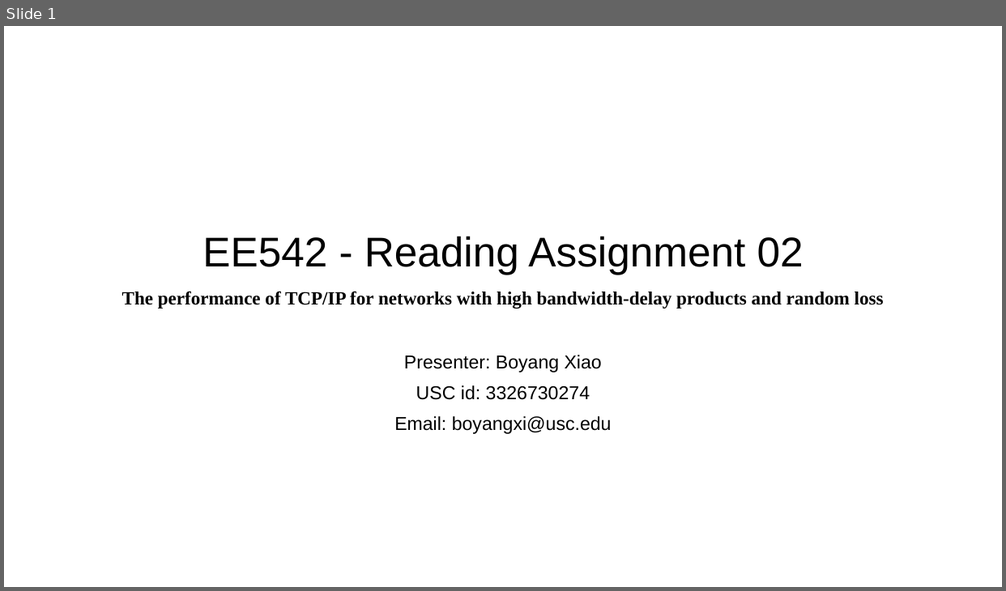
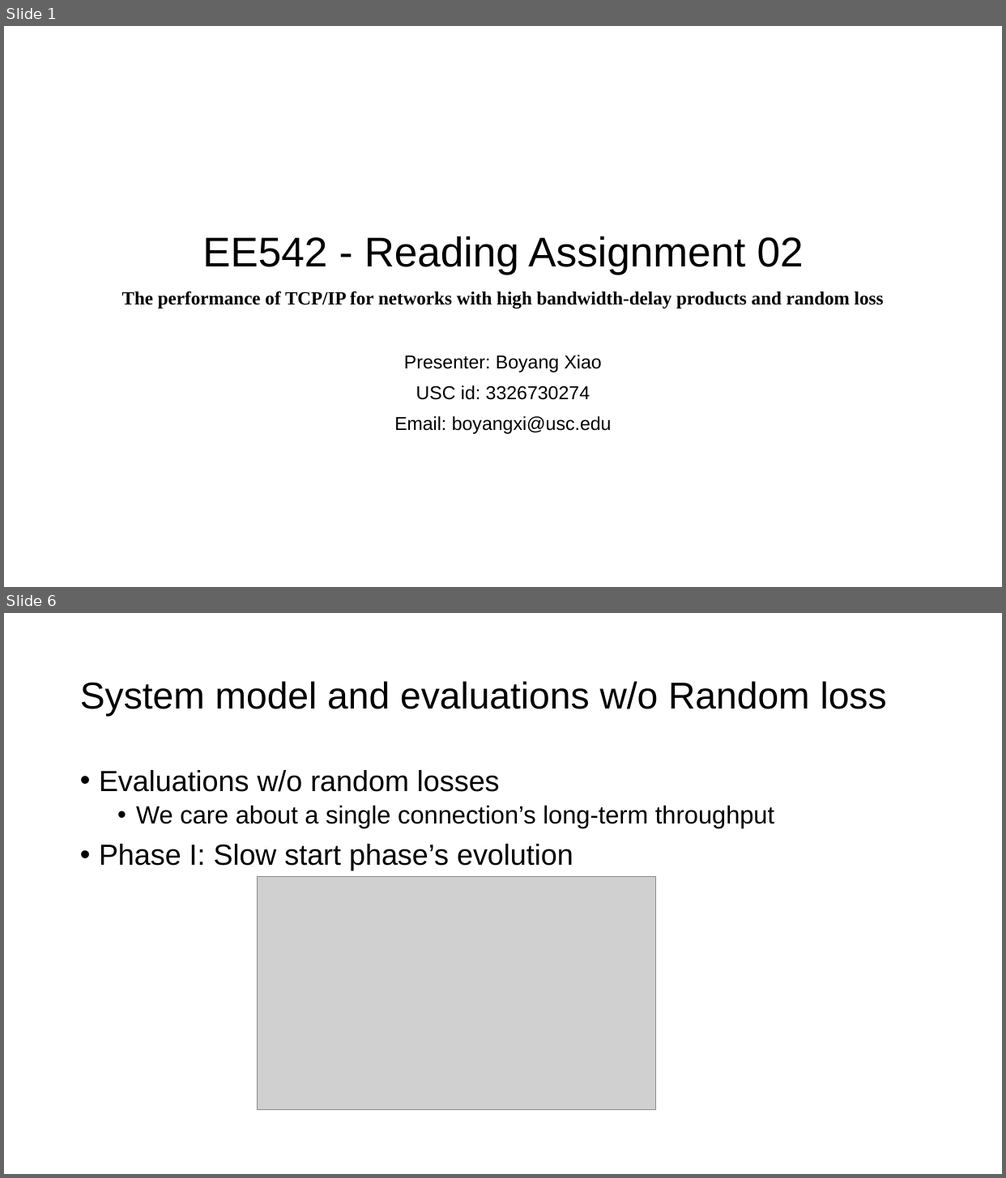
Before and after one commit to SeanXiaoby/ee542_projects, a slide deck: Reading Assignments/02/Reading-02-Boyang Xiao.pptx. Shown one above the other, each under a label of ours: slide 1 before the commit, slides 1 and 6 after it; the slides between them are not shown. The pictures are 1006x591 and 1006x1178 pixels, drawn with LibreOffice and Linux fonts; fonts in the diff are those of the drawing; grey boxes stand for pictures. Boxes give left, top, right and bottom in pixels: in the first picture for what was removed or moved away, otherwise in the second. Text is boxed around its words. In the diff, an @@ line names an element or a change of style, - is before the commit and + after.

```diff
--- a/Reading Assignments/02/Reading-02-Boyang Xiao.pptx
+++ b/Reading Assignments/02/Reading-02-Boyang Xiao.pptx
@@ slide 6 added at (4,613,1002,1174), background #FFFFFF @@
@@ title added at (80,681,887,717), 36 pt, text #000000 @@
+System model and evaluations w/o Random loss
@@ text added at (99,770,774,871), 28 pt, text #000000 @@
+• Evaluations w/o random losses
+  • We care about a single connection’s long-term throughput
+• Phase I: Slow start phase’s evolution
@@ picture added at (257,876,655,1110) @@
```
Also in this commit, not shown: 1 slide changed, 6 other slides added, 1 slide removed.
